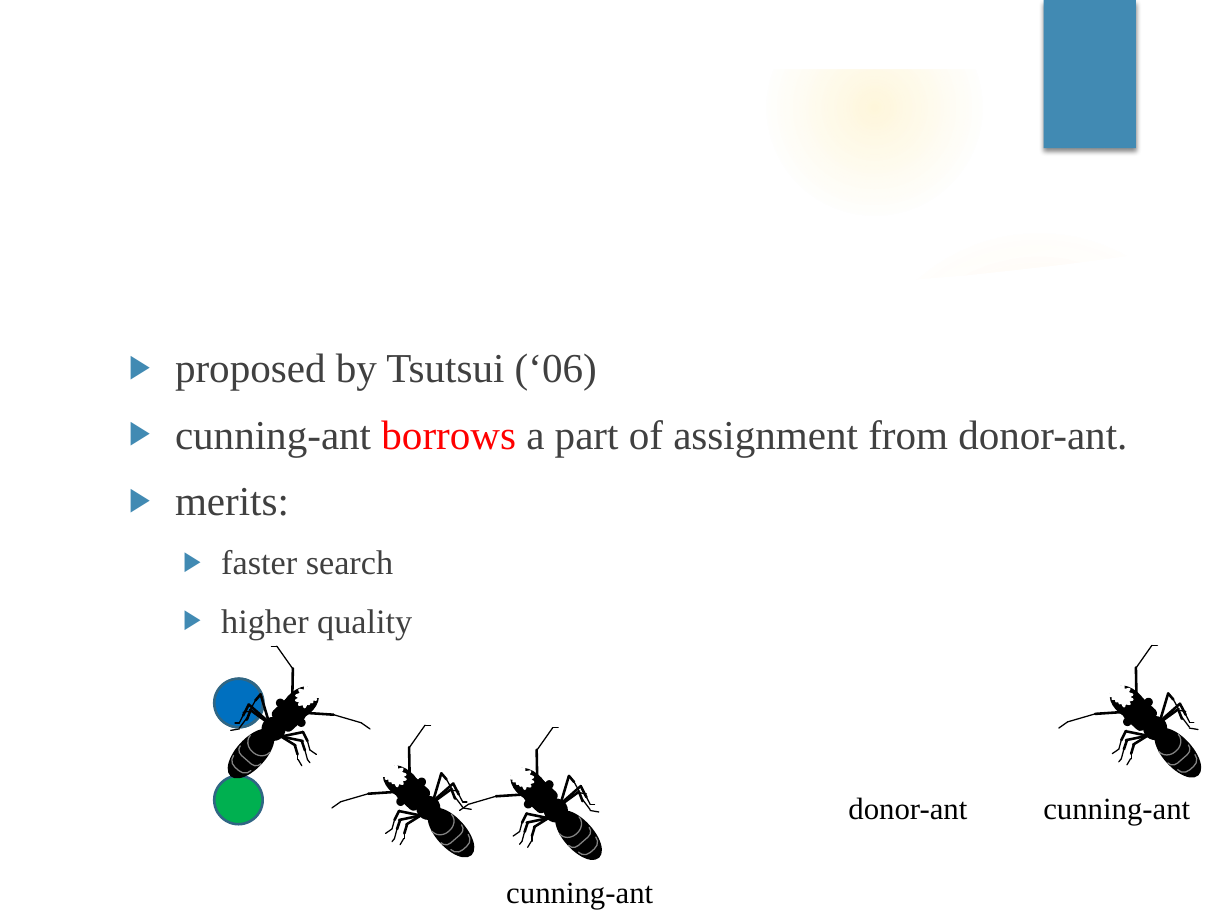
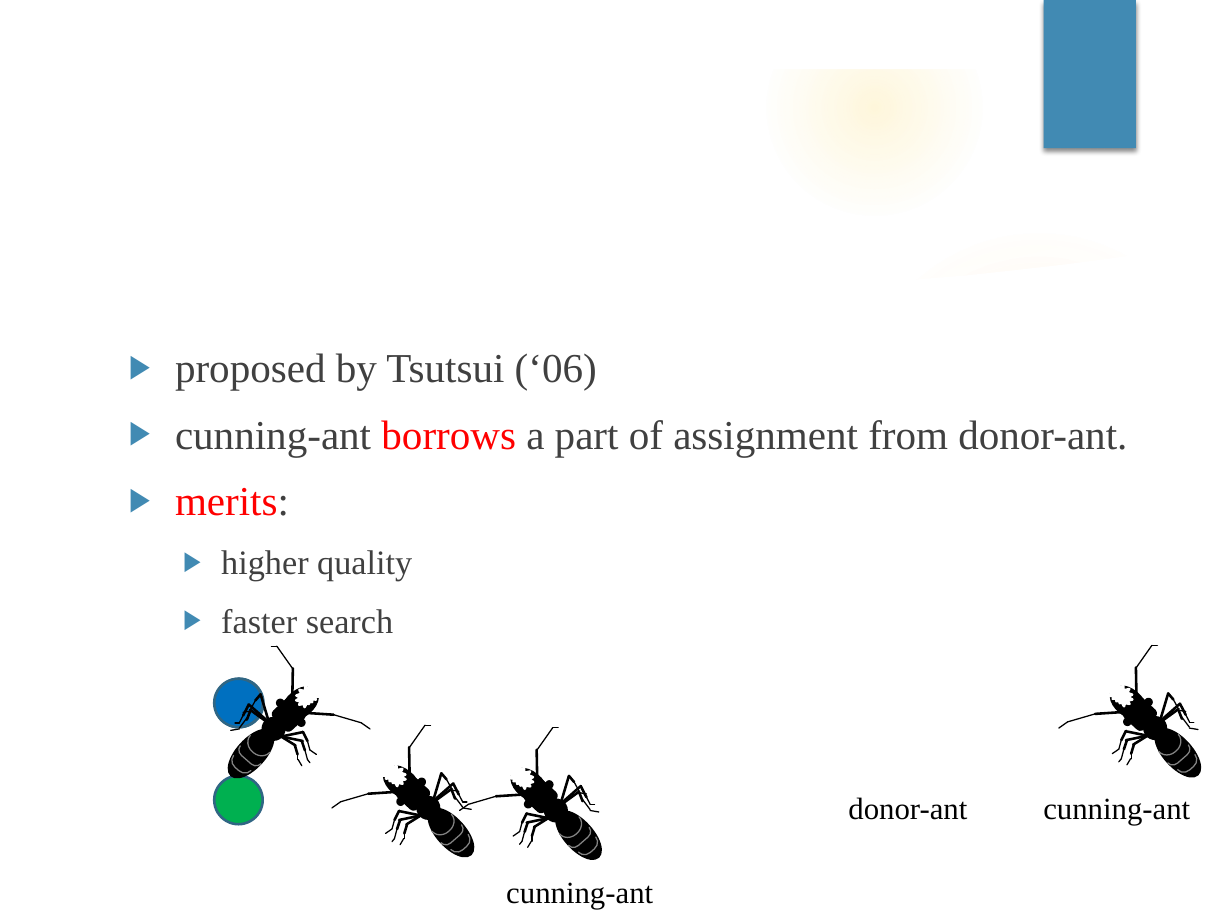
Before and after one commit to Masukane/slides, a slide deck: slide 6 of masukaneICIIC2018.pptm. Drawn at 1232x924 pixels with LibreOffice and Linux fonts; fonts in the diff are those of the drawing; background and template pictures are left out. Boxes give left, top, right and bottom in pixels: in the first picture for what was removed or moved away, otherwise in the second. Text is boxed around its words. In the diff, an @@ line names an element or a change of style, - is before the commit and + after.

```diff
--- a/masukaneICIIC2018.pptm
+++ b/masukaneICIIC2018.pptm
@@ text at (x1=175, y1=488, x2=289, y2=516): text colour #404040 to #FF0000 in "merits:" @@
@@ text at (x1=221, y1=550, x2=412, y2=581): paragraph added @@
+  ▶ higher quality
@@ text at (x1=221, y1=609, x2=412, y2=640): paragraph removed @@
-  ▶ higher quality
```
Also in this commit, not shown: 4 other slides changed, 1 other file.
